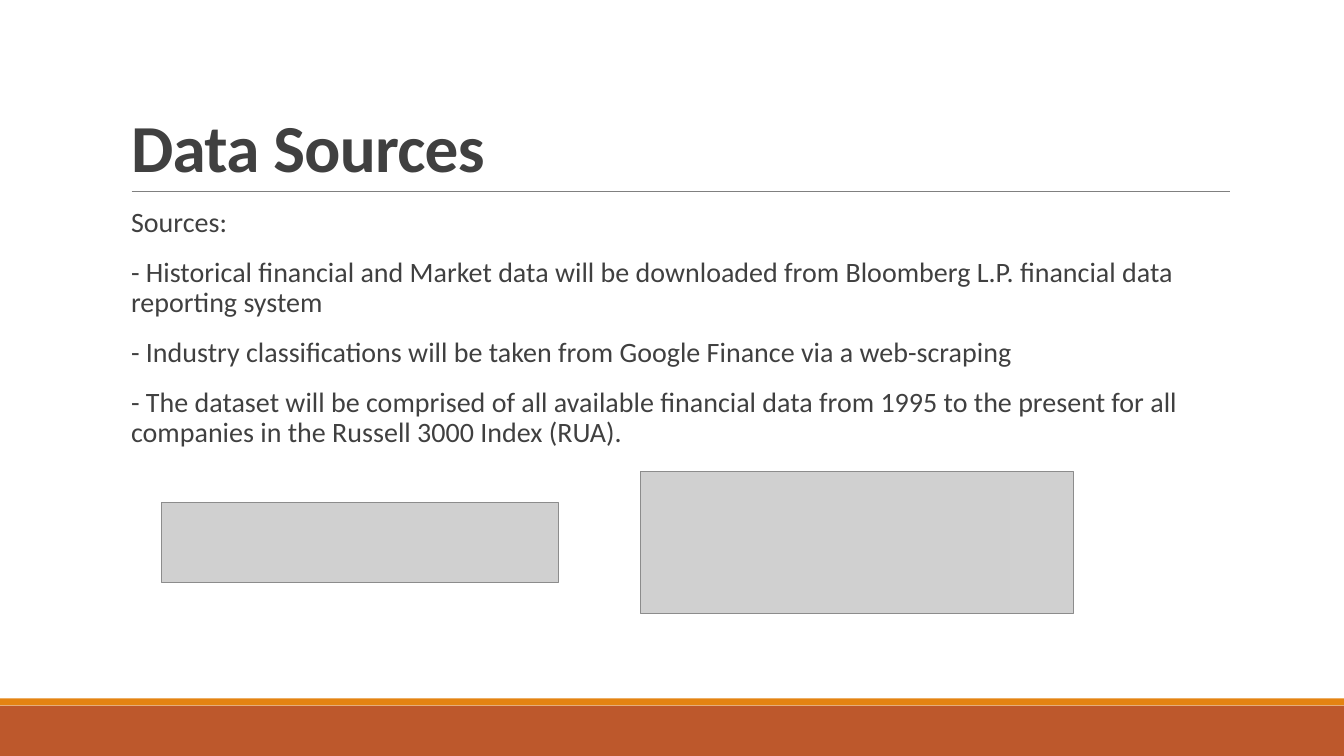
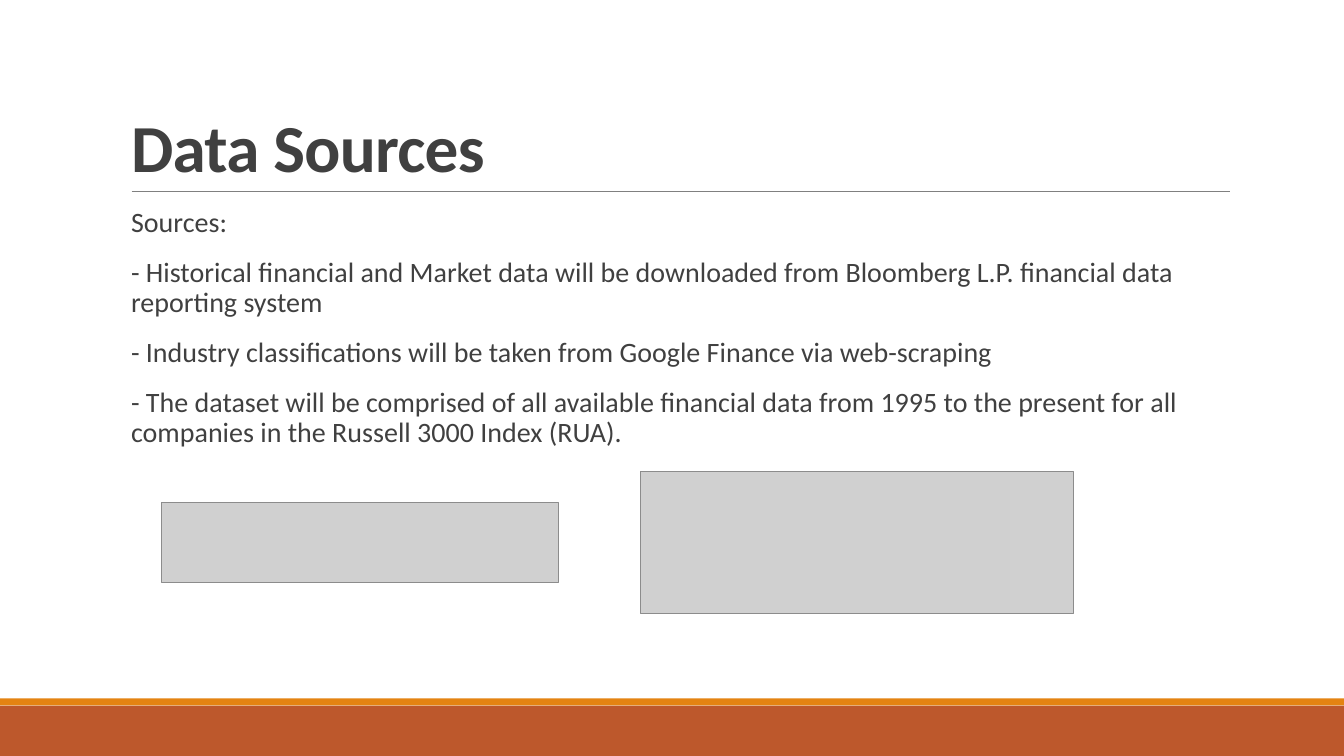
Before and after one commit to wbconnelly/Bill_Data_Sci, a slide deck: slide 2 of project/Company Industry Classification.pptx. Drawn at 1344x756 pixels with LibreOffice and Linux fonts; fonts in the diff are those of the drawing; grey boxes stand for pictures. Boxes give left, top, right and bottom in pixels: in the first picture for what was removed or moved away, otherwise in the second. Text is boxed around its words. In the diff, an @@ line names an element or a change of style, - is before the commit and + after.

Commit message:
Project

```diff
--- a/project/Company Industry Classification.pptx
+++ b/project/Company Industry Classification.pptx
@@ text at (146, 342, 992, 367): text changed @@
-  - Industry classifications will be taken from Google Finance via a web-scraping
+  - Industry classifications will be taken from Google Finance via web-scraping
```
